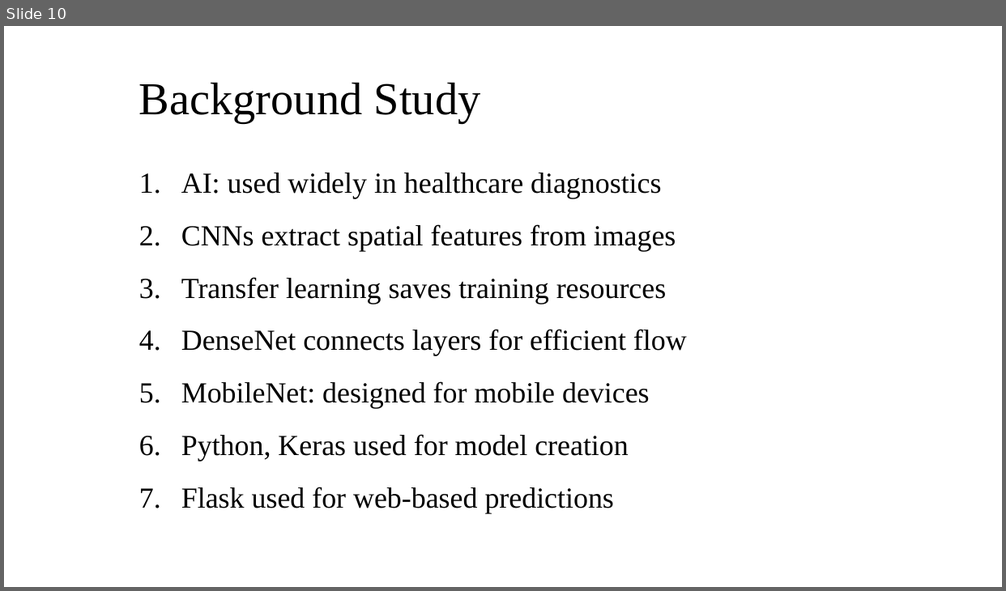
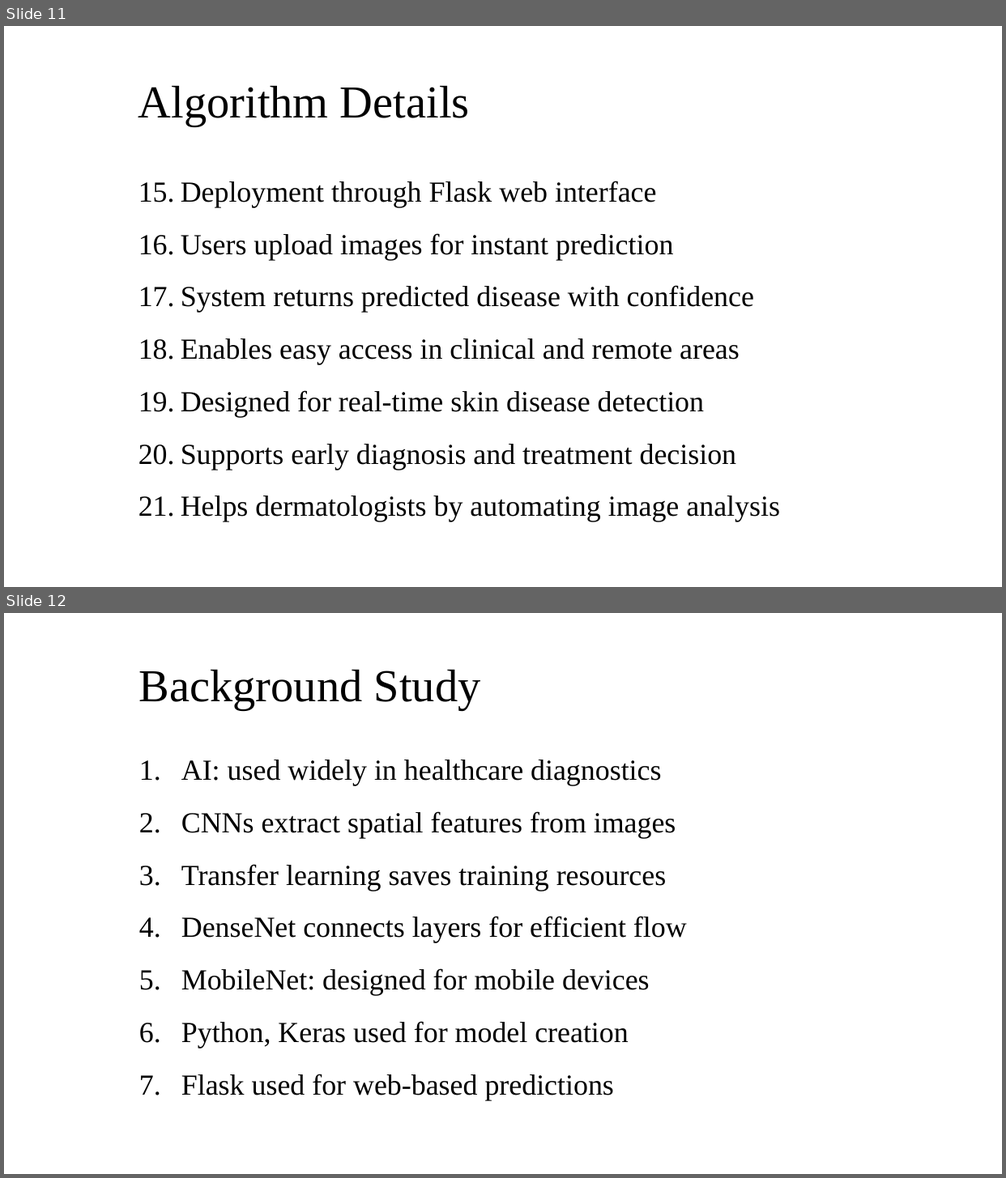
Before and after one commit to SandeshKhatiwada05/Skin-Disease-Detection-CNN--MobileNet-and-DenseNet, a slide deck: Reports/Mid Defense/Mid Defense Presentation.pptx. Shown one above the other, each under a label of ours: slide 10 before the commit, slides 11 and 12 after it. The pictures are 1006x591 and 1006x1178 pixels, drawn with LibreOffice and Linux fonts; fonts in the diff are those of the drawing. Boxes give left, top, right and bottom in pixels: in the first picture for what was removed or moved away, otherwise in the second. Text is boxed around its words. In the diff, an @@ line names an element or a change of style, - is before the commit and + after.

Commit message:
Upgraded flask

```diff
--- a/Reports/Mid Defense/Mid Defense Presentation.pptx
+++ b/Reports/Mid Defense/Mid Defense Presentation.pptx
@@ slide 11 added at box(4, 26, 1002, 587), background #FFFFFF @@
@@ title added at box(138, 85, 470, 126), 44 pt, text #000000 @@
+Algorithm Details
@@ text added at box(181, 181, 780, 523), 28 pt, text #000000 @@
+15. Deployment through Flask web interface
+16. Users upload images for instant prediction
+17. System returns predicted disease with confidence
+18. Enables easy access in clinical and remote areas
+19. Designed for real-time skin disease detection
+20. Supports early diagnosis and treatment decision
+21. Helps dermatologists by automating image analysis
@@ what was slide 10 is now slide 12 @@
```
Also in this commit, not shown: 2 slides changed, 1 other slide added, 6 other files.
